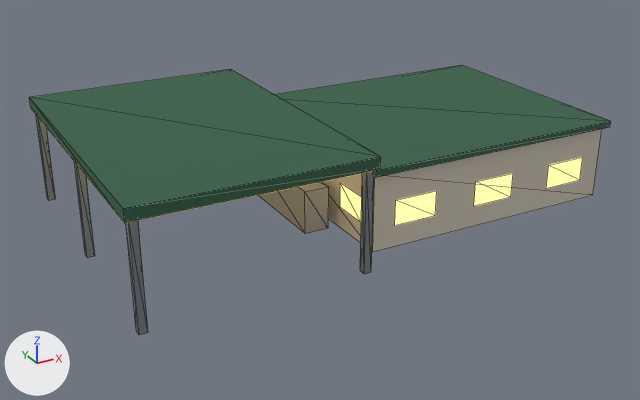
A saved change to the glTF model airport-h28/PackageSources/modelLib/h28_port_cbsa_main/h28_port_cbsa_main.gltf.
Before and after are seen from a camera (50 mm lens) standing at (-29.1, -40.3, 20.4) and looking at (-7.3, -0.7, 0.6). Every picture has the same lights, and +X, +Y and +Z are marked at lower left. The picture after the commit comes second. Mesh edges are drawn as thin lines. Vertices at exactly the same position are counted once.

The first picture shows 'h28_port_cbsa_main'.
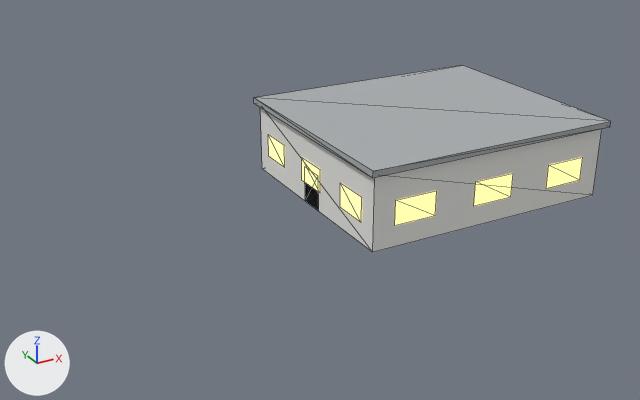
The change in detail:
me_h28_port_cbsa_main is used by ob_h28_port_cbsa_main; location (0.0, 0.0, 0.0).
me_h28_port_cbsa_main had 136 vertices, 116 faces and spanned x -20.5..7.8, y -8.5..8.5, z 0.0..6.0.
me_h28_port_cbsa_main now has 68 vertices, 46 faces and spans x -7.8..7.8, y -6.8..6.8, z 0.0..4.6.
me_h28_port_cbsa_main part 1: 9 loose pieces with 68 vertices, spanning x -20.5..-8.1, y -8.5..8.5, z 0.0..6.0, are deleted.
me_h28_port_cbsa_main part 2: 20 kept faces spanning x -7.8..7.8, y -6.8..6.8, z 0.0..4.6 get new texture (UV) coordinates.

Pixel boxes [x1, y1, x2, y2] of what changed, in the pictures (640 x 400 px):
'h28_port_cbsa_main', reshaped (39% narrower, 31% shorter)
    before: [29, 65, 611, 335]
    after: [254, 65, 611, 252]
part 1 of me_h28_port_cbsa_main, deleted (green)
    before: [29, 69, 381, 335]
part 2 of me_h28_port_cbsa_main, surface changed (lighter)
    before: [275, 65, 611, 252]
    after: [254, 65, 611, 252]
